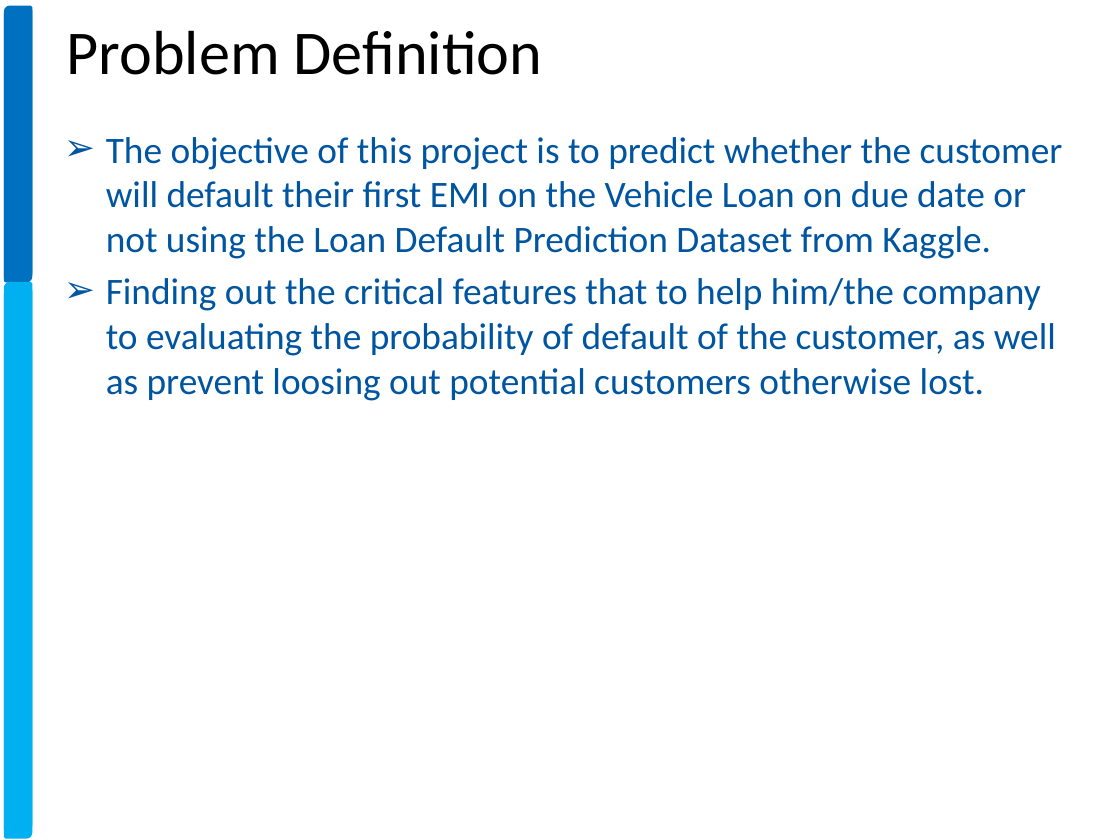
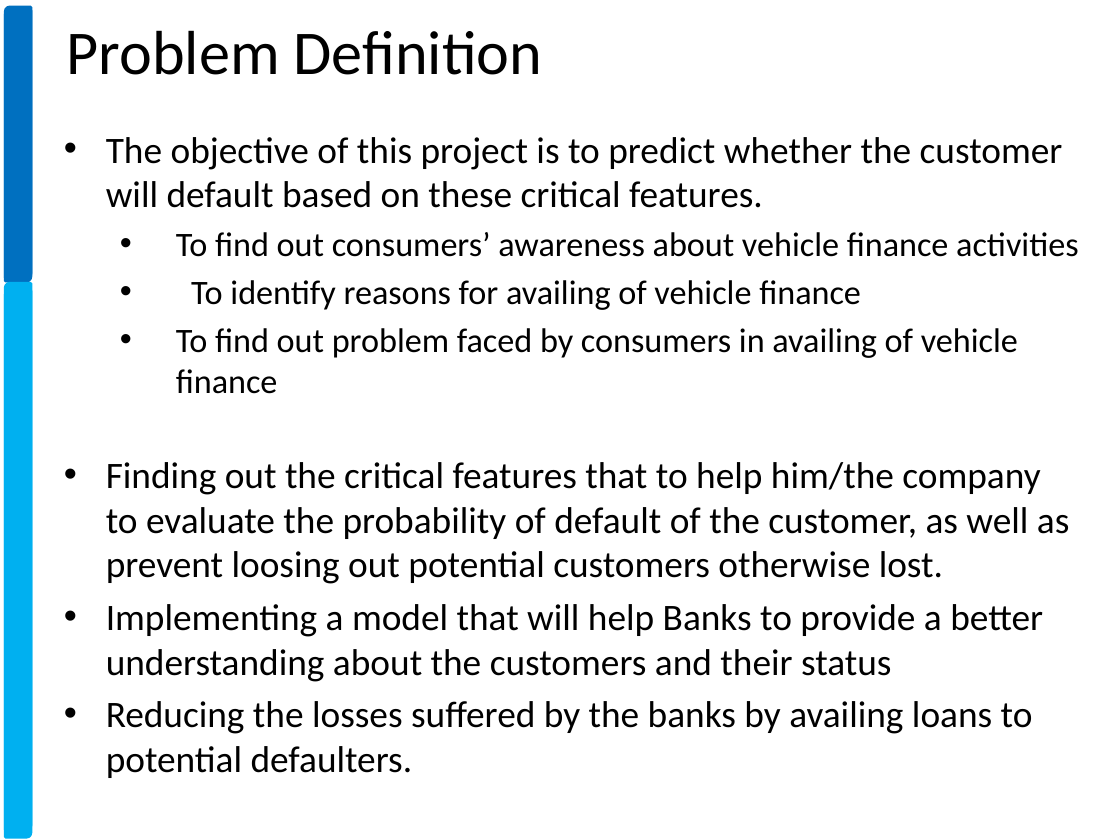
Before and after one commit to xavierigneous/Vehicle-Loan-Default-Prediction, a slide deck: slide 3 of Pravin Kumar/Vehicle Loan Default Prediction.pptx (slide 2 before the commit). Drawn at 1120x840 pixels with LibreOffice and Linux fonts; fonts in the diff are those of the drawing; background and template pictures are left out. Boxes give left, top, right and bottom in pixels: in the first picture for what was removed or moved away, otherwise in the second. Text is boxed around its words. In the diff, an @@ line names an element or a change of style, - is before the commit and + after.

```diff
--- a/Pravin Kumar/Vehicle Loan Default Prediction.pptx
+++ b/Pravin Kumar/Vehicle Loan Default Prediction.pptx
@@ text at [106, 137, 1078, 778]: text changed; text colour #0055A0 to #000000 @@
-➢ The objective of this project is to predict whether the customer will default their ﬁrst EMI on the Vehicle Loan on due date or not using the Loan Default Prediction Dataset from Kaggle.
-➢ Finding out the critical features that to help him/the company to evaluating the probability of default of the customer, as well as prevent loosing out potential customers otherwise lost.
+• The objective of this project is to predict whether the customer will default based on these critical features.
+  • To find out consumers’ awareness about vehicle finance activities
+  • To identify reasons for availing of vehicle finance
+  • To find out problem faced by consumers in availing of vehicle finance
+• Finding out the critical features that to help him/the company to evaluate the probability of default of the customer, as well as prevent loosing out potential customers otherwise lost.
+• Implementing a model that will help Banks to provide a better understanding about the customers and their status
+• Reducing the losses suffered by the banks by availing loans to potential defaulters.
```
Also in this commit, not shown: 3 slides added, 4 slides removed.
